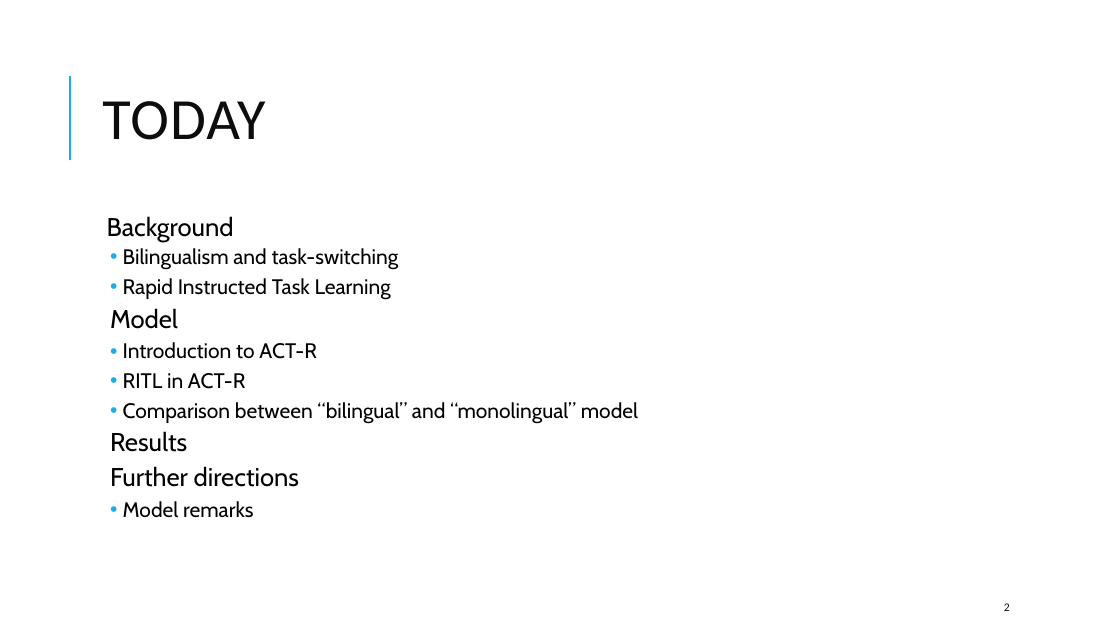
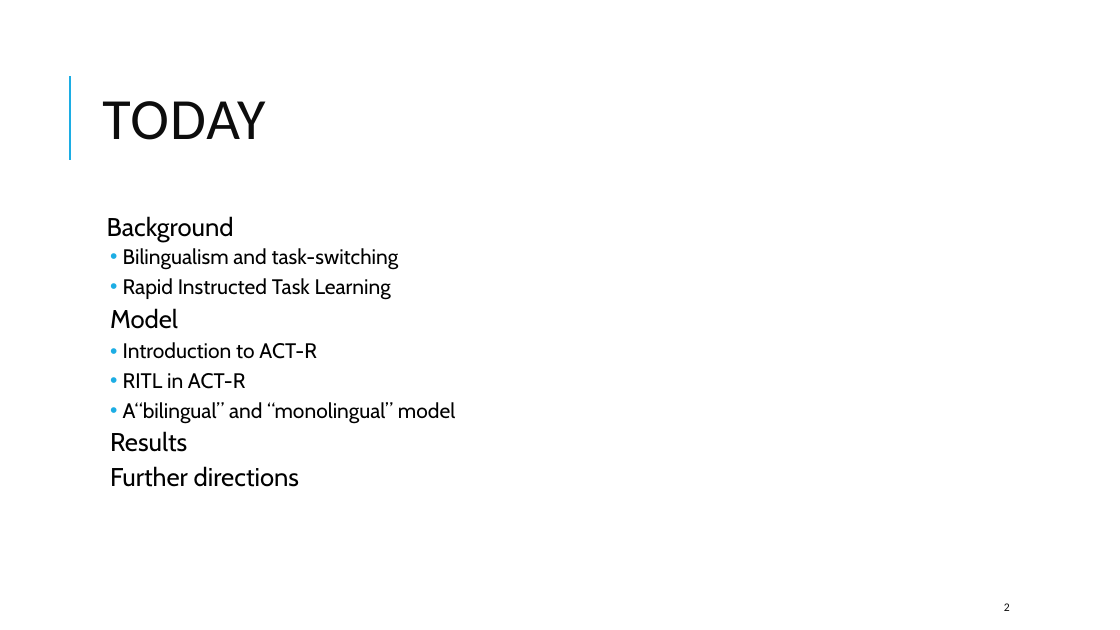
Before and after one commit to UWCCDL/ACTR_RITL, a slide deck: slide 2 of Presentation_August17_CMdeBlecourt_s2188813.pptx. Drawn at 1120x630 pixels with LibreOffice and Linux fonts; fonts in the diff are those of the drawing. Boxes give left, top, right and bottom in pixels: in the first picture for what was removed or moved away, otherwise in the second. Text is boxed around its words. In the diff, an @@ line names an element or a change of style, - is before the commit and + after.

```diff
--- a/Presentation_August17_CMdeBlecourt_s2188813.pptx
+++ b/Presentation_August17_CMdeBlecourt_s2188813.pptx
@@ text at [123,402,455,424]: text changed @@
-  • Comparison between “bilingual” and “monolingual” model
+  • A“bilingual” and “monolingual” model
@@ text at [123,501,254,518]: paragraph removed @@
-  • Model remarks
```
Also in this commit, not shown: 13 other slides changed, 9 slides added, 8 slides removed.
